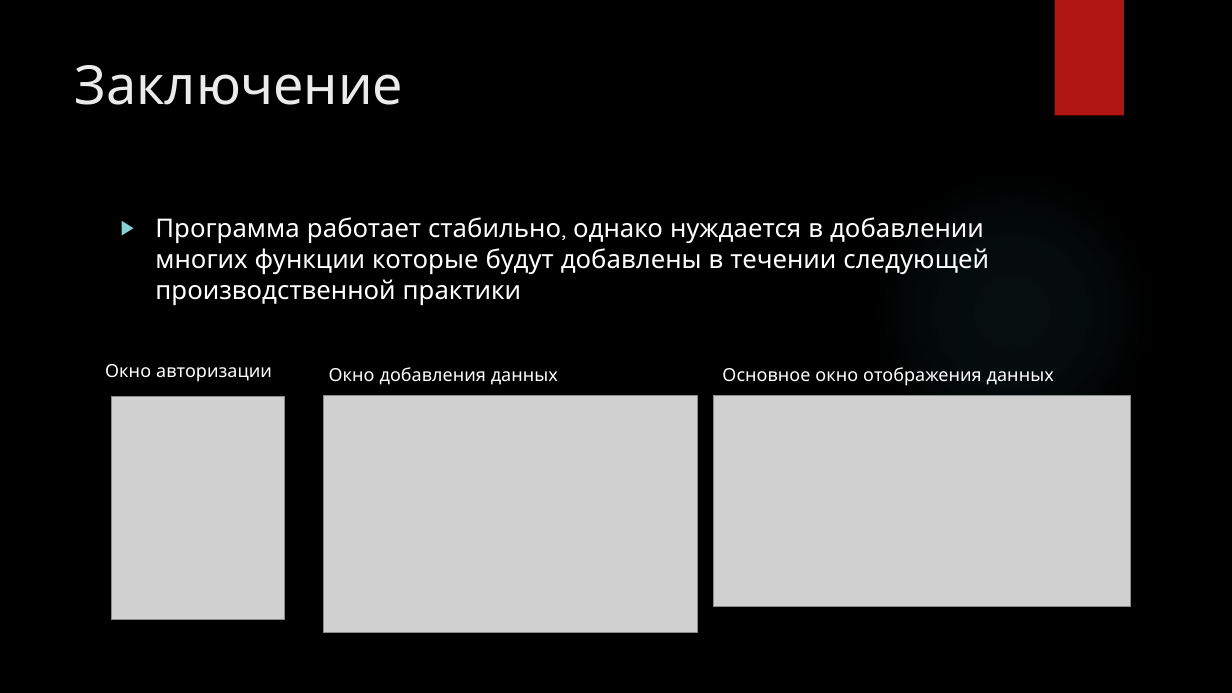
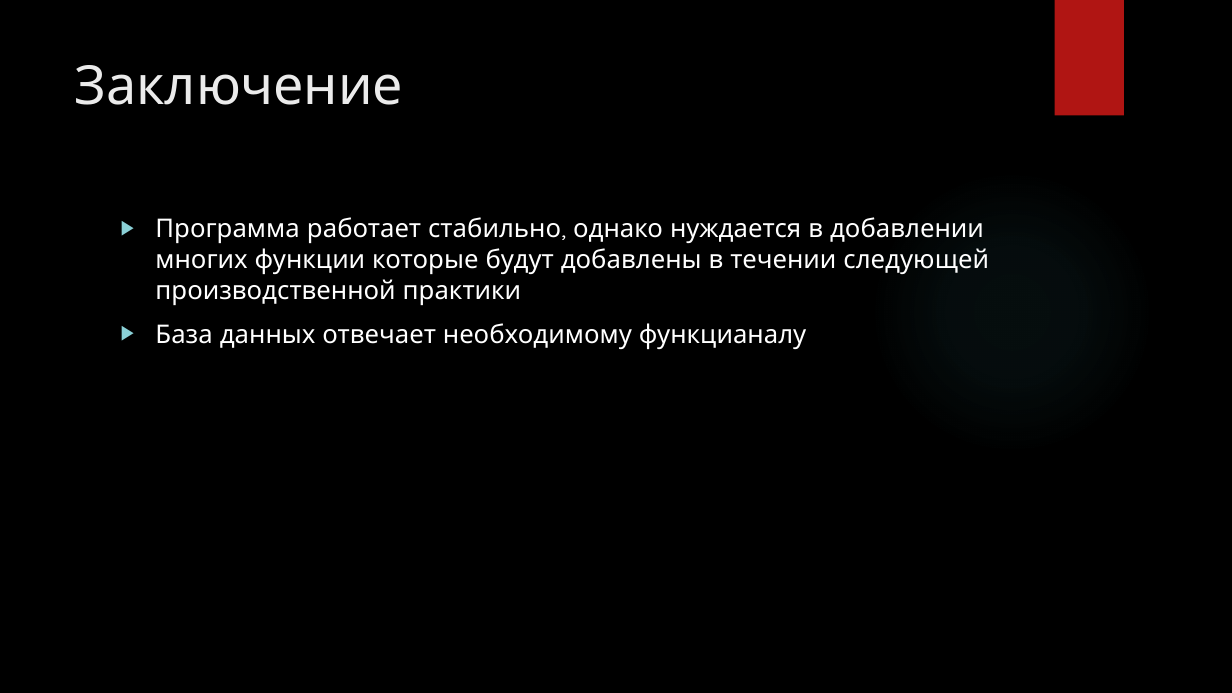
Before and after one commit to liquidbean/kursovaya, a slide deck: slide 11 of третьяков.pptx (slide 9 before the commit). Drawn at 1232x693 pixels with LibreOffice and Linux fonts; fonts in the diff are those of the drawing; grey boxes stand for pictures; background and template pictures are left out. Boxes give left, top, right and bottom in pixels: in the first picture for what was removed or moved away, otherwise in the second. Text is boxed around its words. In the diff, an @@ line names an element or a change of style, - is before the commit and + after.

```diff
--- a/третьяков.pptx
+++ b/третьяков.pptx
@@ text at (155,323,806,349): paragraph added @@
+▶ База данных отвечает необходимому функцианалу
@@ text removed at (105,364,272,382) @@
-Окно авторизации
@@ text removed at (329,367,558,385) @@
-Окно добавления данных
@@ text removed at (722,367,1054,386) @@
-Основное окно отображения данных
@@ picture removed at (112,396,286,620) @@
@@ picture removed at (323,396,698,633) @@
@@ picture removed at (714,396,1130,607) @@
```
Also in this commit, not shown: 4 other slides changed, 2 slides added, 3 other files.
